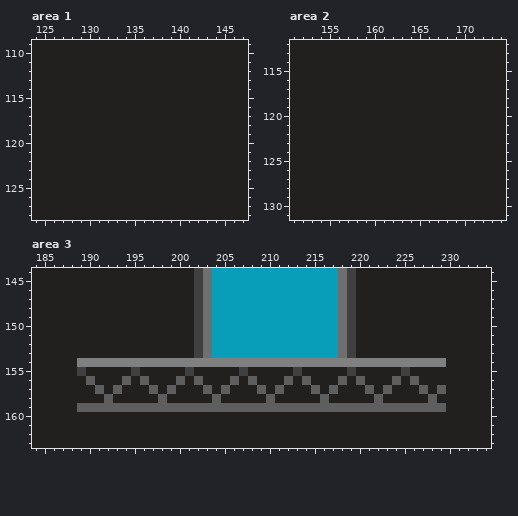
Pixel-art file, stored at ladderzat-game/src/assets/images/world.aseprite. That is the earlier state.
300x286 pixels, 1 frame. Colours within 5 levels of each other are drawn and written as one. Shown: area 1: x 124..147, y 109..128; area 2: x 151..174, y 112..131; area 3: x 184..234, y 144..163. The commit also changed other parts of the picture, which this record leaves out.
The same view after the edit:
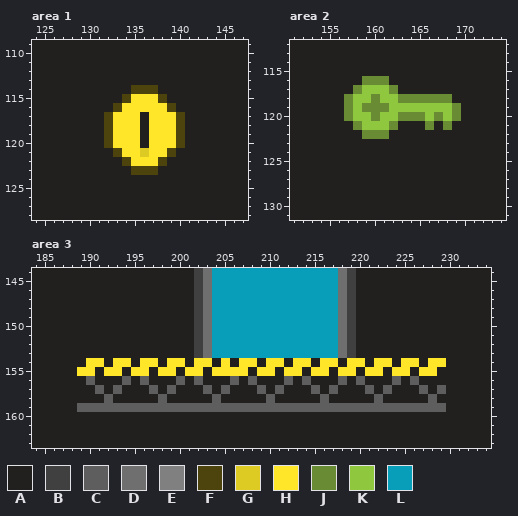
Palette (. is transparent): A #221f1f  B #404040  C #5e5e5e  D #6f6f6f  E #808080  F #4d440d  G #ddca22  H #ffe629  J #688b34  K #8fc73f  L #089eb9
The edit:
layer "Layer 4" added
layer "Layer 5" added
--- area 1, layer "Layer 4"
@@ x 130..142 @@
 113 AAAAAAAAAAAAA
-114 AAAAAAAAAAAAA
-115 AAAAAAAAAAAAA
-116 AAAAAAAAAAAAA
-117 AAAAAAAAAAAAA
-118 AAAAAAAAAAAAA
-119 AAAAAAAAAAAAA
-120 AAAAAAAAAAAAA
-121 AAAAAAAAAAAAA
-122 AAAAAAAAAAAAA
-123 AAAAAAAAAAAAA
+114 AAAAAFFFAAAAA
+115 AAAAFHHHFAAAA
+116 AAAFHHHHHFAAA
+117 AAFHHHAHHHFAA
+118 AAFHHHAHHHFAA
+119 AAFHHHAHHHFAA
+120 AAFHHHAHHHFAA
+121 AAAFHHGHHFAAA
+122 AAAAFHHHFAAAA
+123 AAAAAFFFAAAAA
 124 AAAAAAAAAAAAA
--- area 2, layer "Layer 5"
@@ x 151..174 @@
 115 AAAAAAAAAAAAAAAAAAAAAAAA
-116 AAAAAAAAAAAAAAAAAAAAAAAA
-117 AAAAAAAAAAAAAAAAAAAAAAAA
-118 AAAAAAAAAAAAAAAAAAAAAAAA
-119 AAAAAAAAAAAAAAAAAAAAAAAA
-120 AAAAAAAAAAAAAAAAAAAAAAAA
-121 AAAAAAAAAAAAAAAAAAAAAAAA
-122 AAAAAAAAAAAAAAAAAAAAAAAA
+116 AAAAAAAAJJJAAAAAAAAAAAAA
+117 AAAAAAAJKKKJAAAAAAAAAAAA
+118 AAAAAAJKKJKKJJJJJJAAAAAA
+119 AAAAAAJKJJJKKKKKKKJAAAAA
+120 AAAAAAJKKJKKJJJKJKJAAAAA
+121 AAAAAAAJKKKJAAAJAJAAAAAA
+122 AAAAAAAAJJJAAAAAAAAAAAAA
 123 AAAAAAAAAAAAAAAAAAAAAAAA
--- area 3, layer "Layer 4"
@@ x 184..234 @@
 153 AAAAAAAAAAAAAAAAAABDLLLLLLLLLLLLLLDBAAAAAAAAAAAAAAA
-154 AAAAAEEEEEEEEEEEEEEEEEEEEEEEEEEEEEEEEEEEEEEEEEAAAAA
-155 AAAAABAAAAABAAAAABAAAAABAAAAABAAAAABAAAAABAAAAAAAAA
+154 AAAAAAHHAHHAHHAHHAHHAHAHHAHHAHHAHHAHHAHHAHHAHHAAAAA
+155 AAAAAHHAHHAHHAHHAHHAHHHHAHHAHHAHHAHHAHHAHHAHHAAAAAA
 156 AAAAAACAAACACAAACACAAACACAAACACAAACACAAACACAAAAAAAA
Boxes around the changes in both pictures, in picture pixels (x1, y1, x2, y2):
changed: (104, 85, 185, 175)
changed: (344, 76, 461, 139)
changed: (77, 358, 446, 376)
